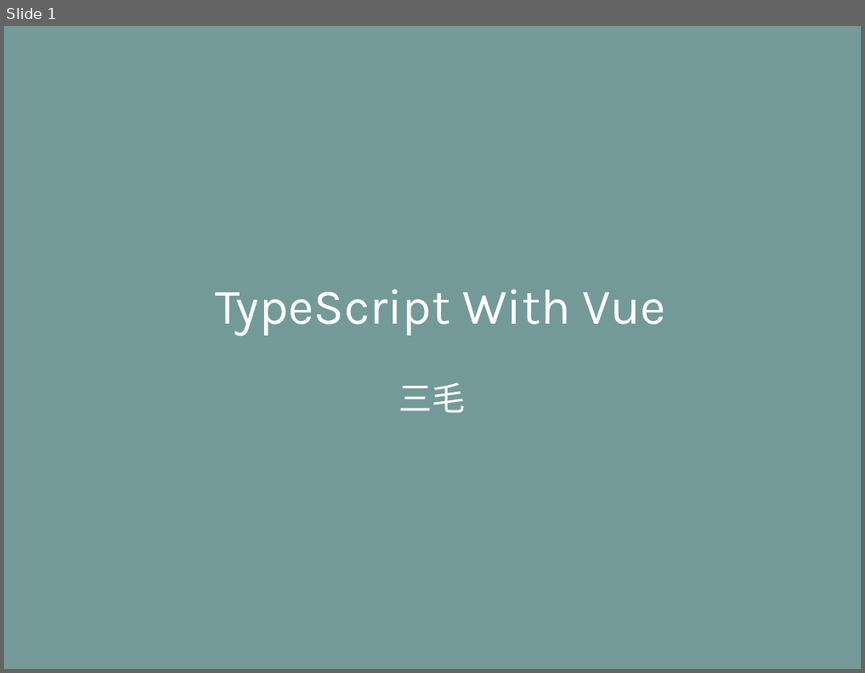
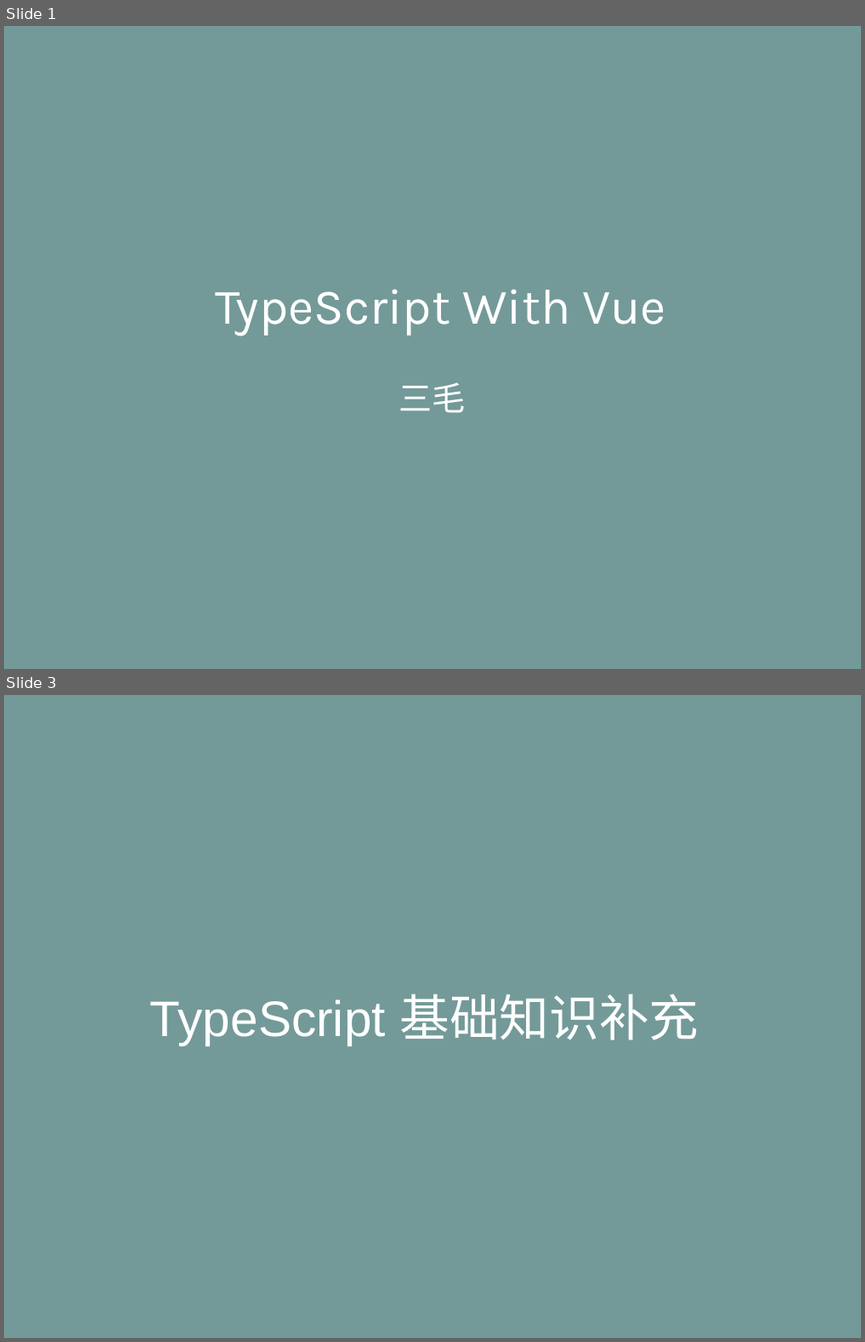
Before and after one commit to life0727/blog, a slide deck: ppt/typescript（三）.pptx. Shown one above the other, each under a label of ours: slide 1 before the commit, slides 1 and 3 after it; the slides between them are not shown. The pictures are 865x673 and 865x1342 pixels, drawn with LibreOffice and Linux fonts; fonts in the diff are those of the drawing. Boxes give left, top, right and bottom in pixels: in the first picture for what was removed or moved away, otherwise in the second. Text is boxed around its words. In the diff, an @@ line names an element or a change of style, - is before the commit and + after.

```diff
--- a/ppt/typescript（三）.pptx
+++ b/ppt/typescript（三）.pptx
@@ slide 3 added at [4,695,861,1338], background #739A98 @@
@@ text added at [150,993,698,1045], 66 pt, text #FFFFFF @@
+TypeScript 基础知识补充
```
Also in this commit, not shown: 4 slides changed, 6 other slides added.
